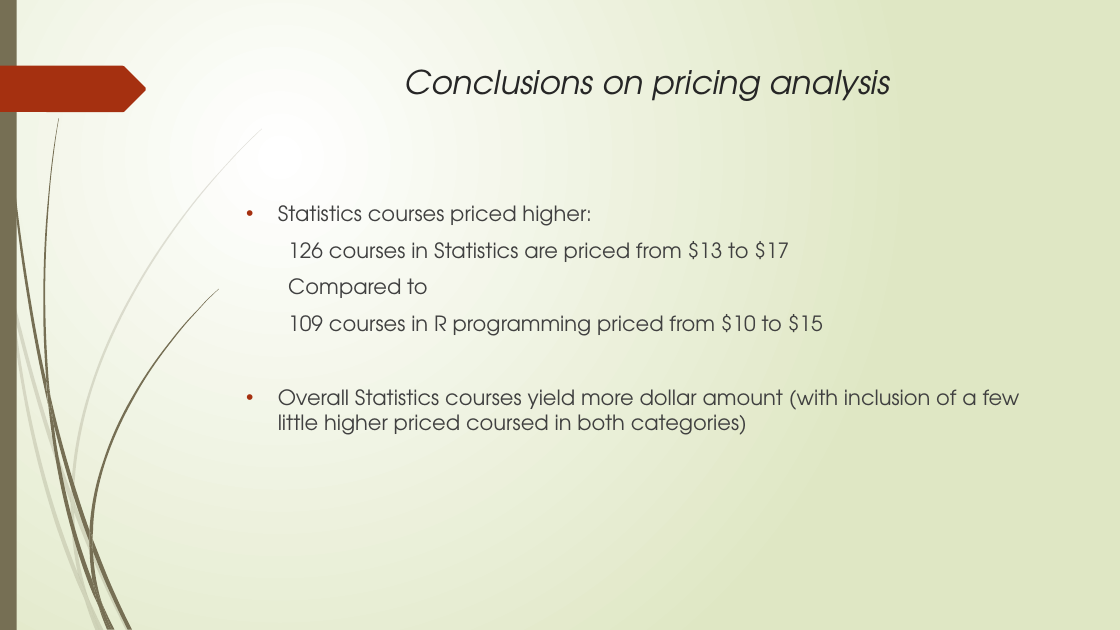
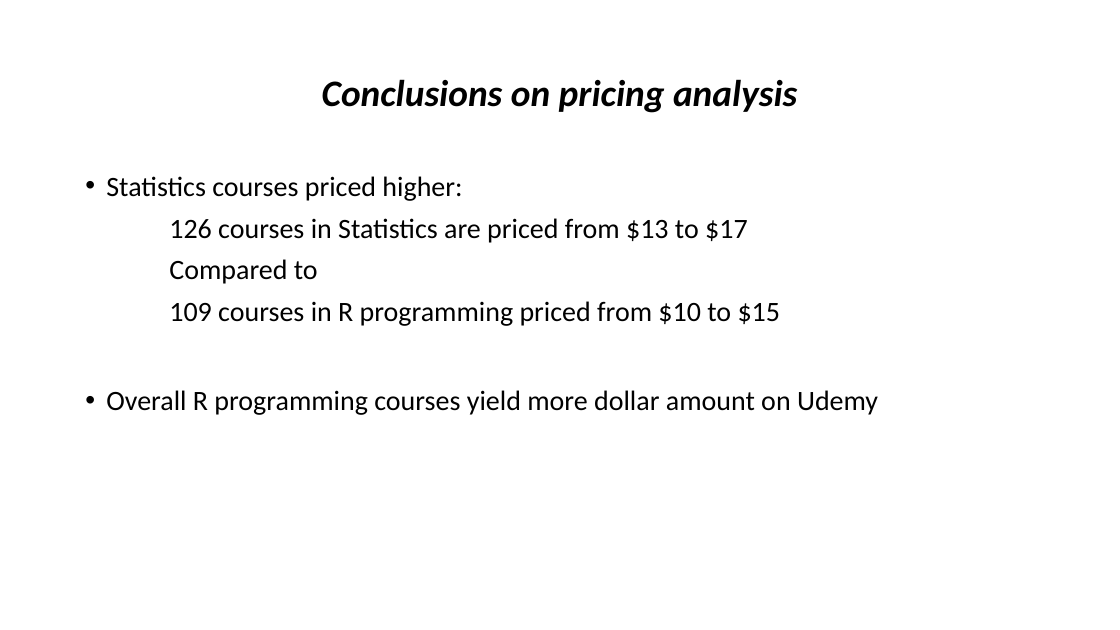
Before and after one commit to Khamanna/Udemy-Selenium, a slide deck: slide 14 of PPUdemyPresentation.pptx (slide 11 before the commit). Drawn at 1120x630 pixels with LibreOffice and Linux fonts; fonts in the diff are those of the drawing. Boxes give left, top, right and bottom in pixels: in the first picture for what was removed or moved away, otherwise in the second. Text is boxed around its words. In the diff, an @@ line names an element or a change of style, - is before the commit and + after.

```diff
--- a/PPUdemyPresentation.pptx
+++ b/PPUdemyPresentation.pptx
@@ background gradient #FFFFFF to #DFE8C4 to #FFFFFF @@
@@ rectangle removed at [0, 0, 17, 630] @@
@@ title "Conclusions on pricing analysis": place and size @@
-title "Conclusions on pricing analysis" at [405, 69, 890, 101]
+title "Conclusions on pricing analysis" at [322, 79, 797, 113]
@@ title "Conclusions on pricing analysis" at [322, 79, 797, 113]: size 28 to 32 pt, font TeX Gyre Adventor to Calibri, text colour #262626 to #000000, bold on; line spacing 1 to 0.9; vertical alignment top to middle @@
@@ freeform shape removed at [0, 66, 146, 112] @@
@@ text "Statistics courses priced higher:": place and size @@
-text "Statistics courses priced higher:" at [278, 205, 1020, 435]
+text "Statistics courses priced higher:" at [106, 176, 878, 415]
@@ text at [106, 176, 781, 326]: size 18 to 24 pt, font TeX Gyre Adventor to Calibri, text colour #404040 to #000000 in "Statistics courses priced higher:", "126 courses in Statistics are priced from ...", "Compared to", "109 courses in R programming priced from ..."; indent changed; line spacing 1 to 0.9 @@
@@ text at [106, 390, 878, 415]: text changed; size 18 to 24 pt; font TeX Gyre Adventor to Calibri; text colour #404040 to #000000 @@
-• Overall Statistics courses yield more dollar amount (with inclusion of a few little higher priced coursed in both categories)
+• Overall R programming courses yield more dollar amount on Udemy
@@ group removed at [0, 129, 262, 630]: 10 freeform shapes @@
@@ group removed at [3, 0, 218, 630]: 12 freeform shapes @@
```
Also in this commit, not shown: 11 other slides changed, 5 slides added, 5 slides removed, 1 other file.
